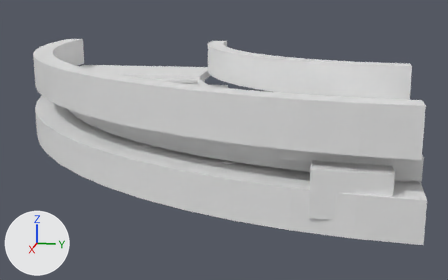
One commit to the glTF model assets/source/infrastructure/directorate/conveyors/models/curve_90_right/idle_no_input_lod0.glb: the scene before it, then after it.
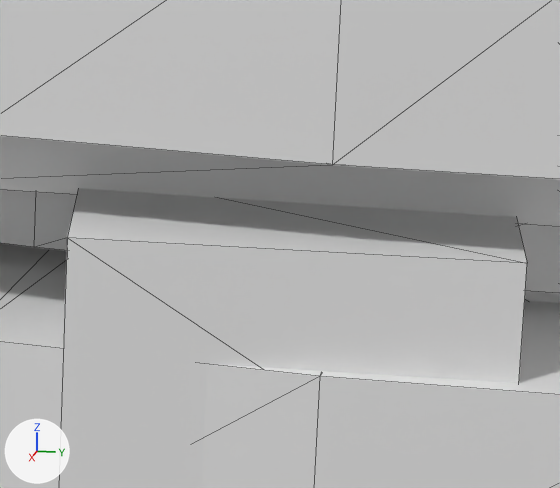
Each version is shown whole from a 50 mm lens placed at (0.5637, -0.0356, 0.3976), pointed at (0.1487, -0.1186, 0.2939), then close up on the part from 67% to 89% of the width and 45% to 77% of the height. Arrows for +X, +Y and +Z are at lower left; the lights stay in place. The last two pictures show the newer version. The close-ups show mesh edges as thin lines. Vertices at exactly the same position are counted once.

Names of what the first close-up shows: 'idle_no_input_lod0'.
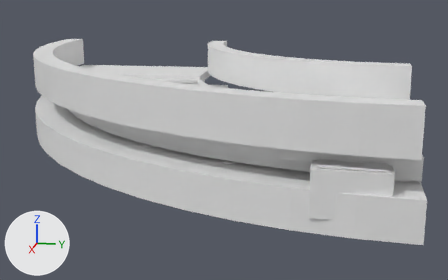
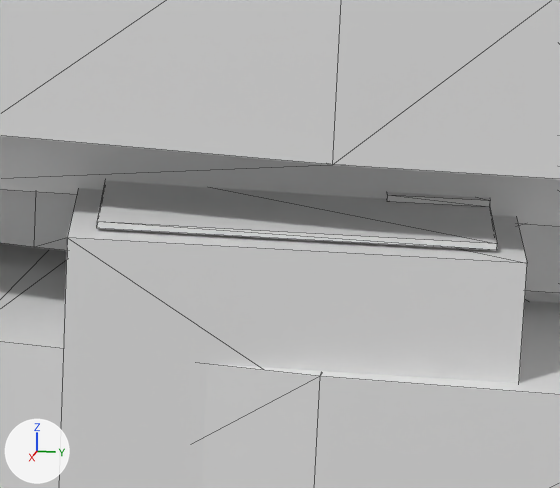
Changed parts and their boxes (x1, y1, x2, y2) in the close-ups (560 x 488 px):
part 1 of me_idle_no_input_lod0, added
    after: (96, 181, 497, 250)
part 2 of me_idle_no_input_lod0, added
    after: (386, 192, 490, 207)

Edits to the bpy script that builds the scene:
```text
Change me_idle_no_input_lod0:
    used by ob_idle_no_input_lod0; location = (0.0, 0.0, 0.0)
    remove me_idle_no_input_lod0.from_pydata(...)  # 560 vertices, 1024 faces; spans x -0.003..0.3, y -0.3..0.003, z 0.289..0.35
    add me_idle_no_input_lod0.from_pydata(...)  # 576 vertices, 1048 faces; spans x -0.003..0.3, y -0.3..0.003, z 0.289..0.35
    me_idle_no_input_lod0 part 1: a new loose piece, a box spanning x 0.27778..0.295, y -0.04778..-0.01611, z 0.31972..0.32028
    me_idle_no_input_lod0 part 2: a new loose piece, a box spanning x 0.27778..0.28444, y -0.02444..-0.01611, z 0.32033..0.32089
```
